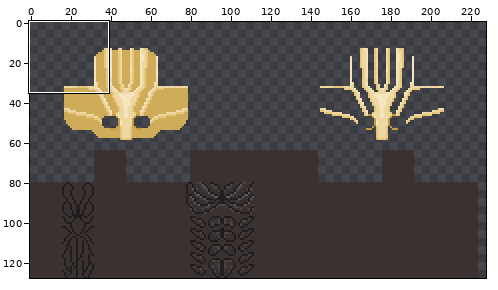
Edited in one commit: sprite sheet (src/main/resources/assets/powermasks/skins/wraith.png). Above, an overview of the earlier version with the close-up marked.
Close-up. Before:
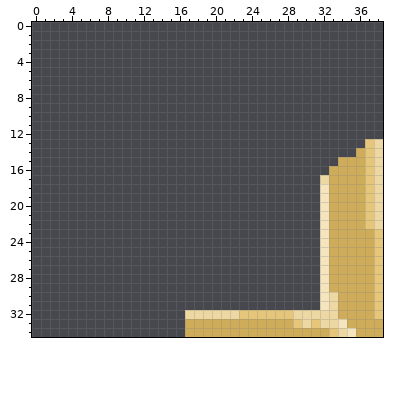
The file is 256x128 pixels. Colours within 5 levels of each other are drawn and written as one. Shown: x 0..38, y 0..34. The wide view leaves out empty margins.
Now the later version:
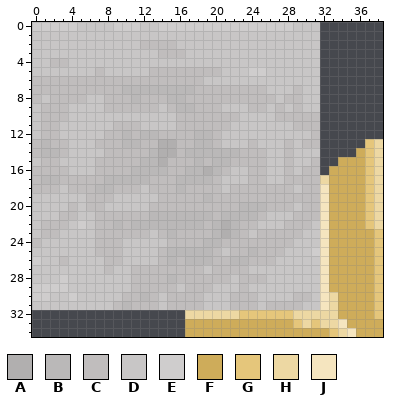
Palette (. is transparent): A #b1afaf  B #bab8b8  C #c0bdbd  D #c8c6c6  E #cfcdcd  F #ceac5a  G #e5c67b  H #edd8a3  J #f5e5bf
What changed:
Changed rows in their new state; - is an unchanged pixel.
first column x 0:
 0 EEEEEDDDDEEEDDEEEEEEEEEEEEEEEDDD
 1 DDDDDDDDDDDDDDDDDDDDDDDDDDDDDDDD
 2 DDDDDDDDDDDDCCCCDDDDDDDDDDDDDDDD
 3 DDDDDDDDDDDDDDCCCDDDDDDDDDDDDDDD
 4 DDCCDDDDDDDDDDDDDDDDDDDDDDDDDDDD
 5 DDDDDDDCDDDDDCCCCCCCCDDDEEDDDDDD
 6 CCCCCCCCCCCCCCCCCCCDDDDDDDDDDDDD
 7 CCCCCCCCCCBBBBBBBBCCCCCCCCDDDCDD
 8 CDCCCCDDCCCBCCCBBCCCCCCCCCCDCCDD
 9 DCCCDDDDCCCCCCDCBBCCCDDDCCDCDCDD
10 DCCCDDDDDDDDDDDDCCCCCCCDDDDCCCCC
11 DCCDDDDDDCCCDDDDCCCCCCDDDDDDDCCC
12 DCCDDDDDCCBCBBCCCCBBCDDDDDDDDDDC
13 CBCCDDDCCCBBCCAACCBBCDDDCDDDCDCC
14 CBBCDDDDCCCCCBAACBBBBBBCCCDDCDDD
15 DCCDDDDCCCCCBBACCCBCBBCCCCDDCDDC
16 CCCCDDDCCCCBBBBCCBBABCDDCCDDCDCC
17 CBBCCCCCBBBBBCCCBBBBCDDDCCDDCCCC
18 CCCDCCCBBCCCDCCCBCCCCDCCCCCCCDCC
19 DDDDDDCCCDDDDDCCCCCBCCCCCCCCCCCC
20 DDDDCDCCDDDDDCCCCCCCCCCBBBCCCDCC
21 DDDCCDDCCCCCCBBBBBBBCBBBBCDDDCCC
22 DCCCDEDCCBCBBBBBBBBCBABCCDDDCCCD
23 DCCDDDDCCCCCCDCBCCCCBABCDCCCCCDD
24 CDDDDDDCCCDDDDDCCCCBBCCCCCCCCDDD
25 DDDDDDDCCCDDDDCBBBBBCDCCBCCCDDDE
26 EDDCDDDDCCDDDDCBCBBBCCBBCCCDDDDD
27 DDDDDDDDCDDCCCCCCCCDCCCCDDDDDDDD
28 DDDEDDDDDDDCCCCBCCCCCCDCCCDDDDDD
29 EEEEDDDDDDDCCCCCDCCCDDDCDDDDDDDD
30 EEDDEDDDDDCCBCDCCCCDDDCCCDDDDCCD
31 DDDDDDDDDCBCCCDCCCCDDDCCCDCCCCDD
Boxes around the changes in both close-ups, in picture pixels (x1, y1, x2, y2):
added: (32, 22, 320, 310)
